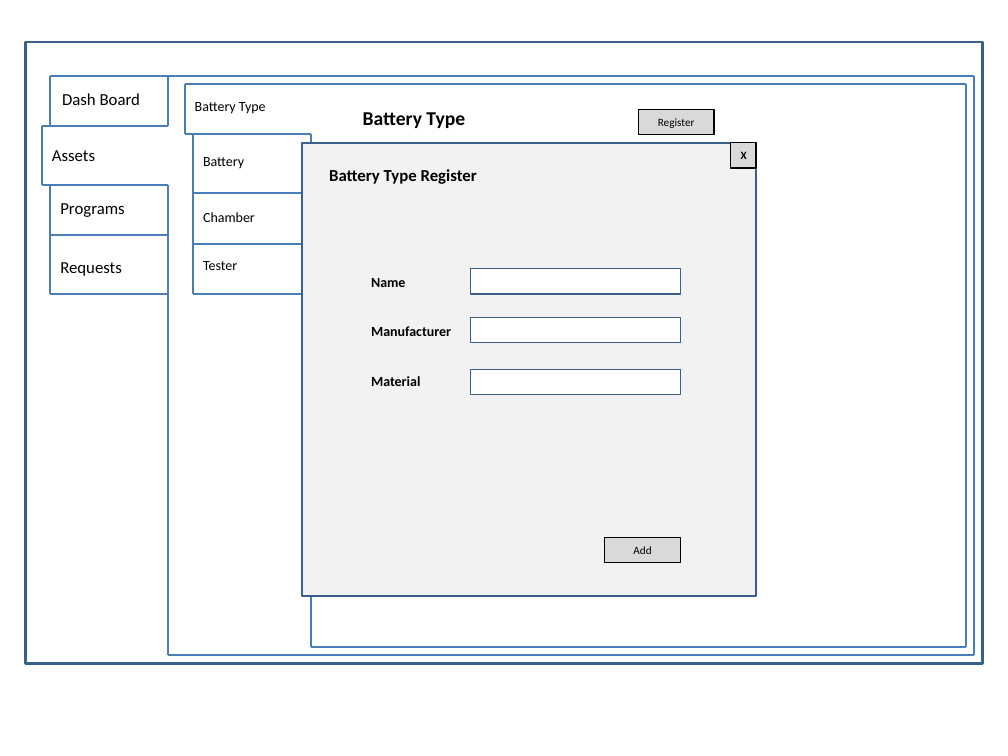
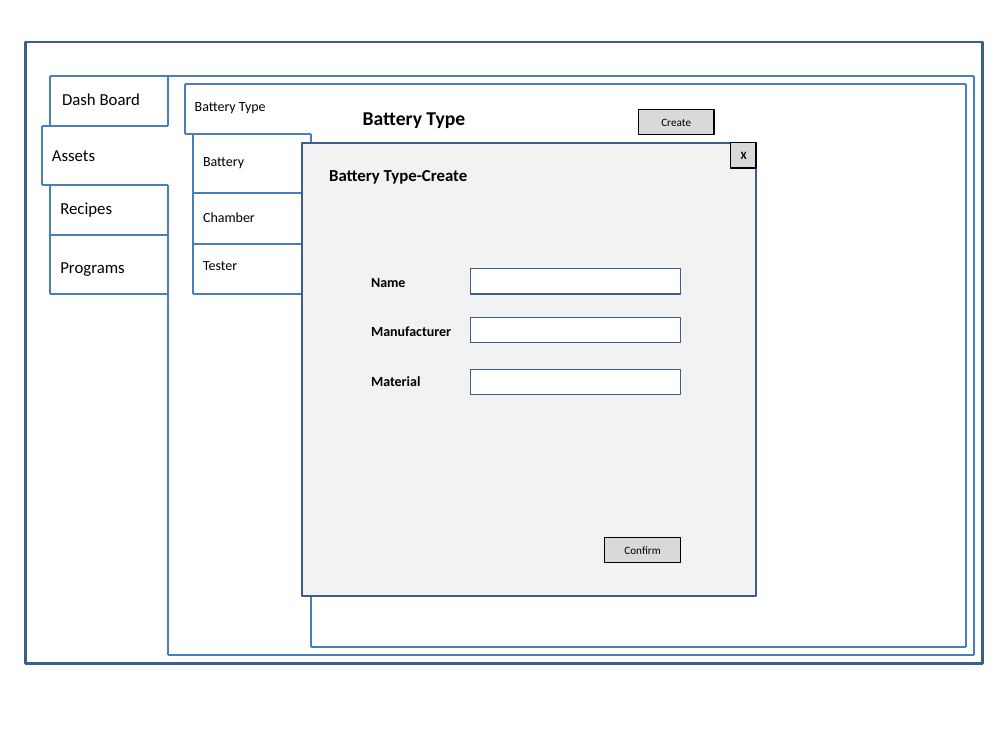
Before and after one commit to happylennychen/BCLabManager, a slide deck: slide 5 of Doc/UI Design.pptx (slide 6 before the commit). Drawn at 1008x756 pixels with LibreOffice and Linux fonts; fonts in the diff are those of the drawing. Boxes give left, top, right and bottom in pixels: in the first picture for what was removed or moved away, otherwise in the second. Text is boxed around its words. In the diff, an @@ line names an element or a change of style, - is before the commit and + after.

```diff
--- a/Doc/UI Design.pptx
+++ b/Doc/UI Design.pptx
@@ text in rectangle at bbox=[661, 118, 691, 126]: text changed @@
-Register
+Create
@@ text at bbox=[329, 170, 468, 184]: text changed @@
-Battery Type Register
+Battery Type-Create
@@ text added at bbox=[60, 202, 112, 217], 12 pt, text #000000 @@
+Recipes
@@ text "Programs": place and size @@
-text "Programs" at bbox=[60, 203, 124, 217]
+text "Programs" at bbox=[60, 262, 124, 276]
@@ text removed at bbox=[60, 262, 122, 276] @@
-Requests
@@ text in rectangle at bbox=[624, 546, 661, 554]: text changed @@
-Add
+Confirm
```
Also in this commit, not shown: 22 other slides changed, 7 slides added, 4 slides removed.
